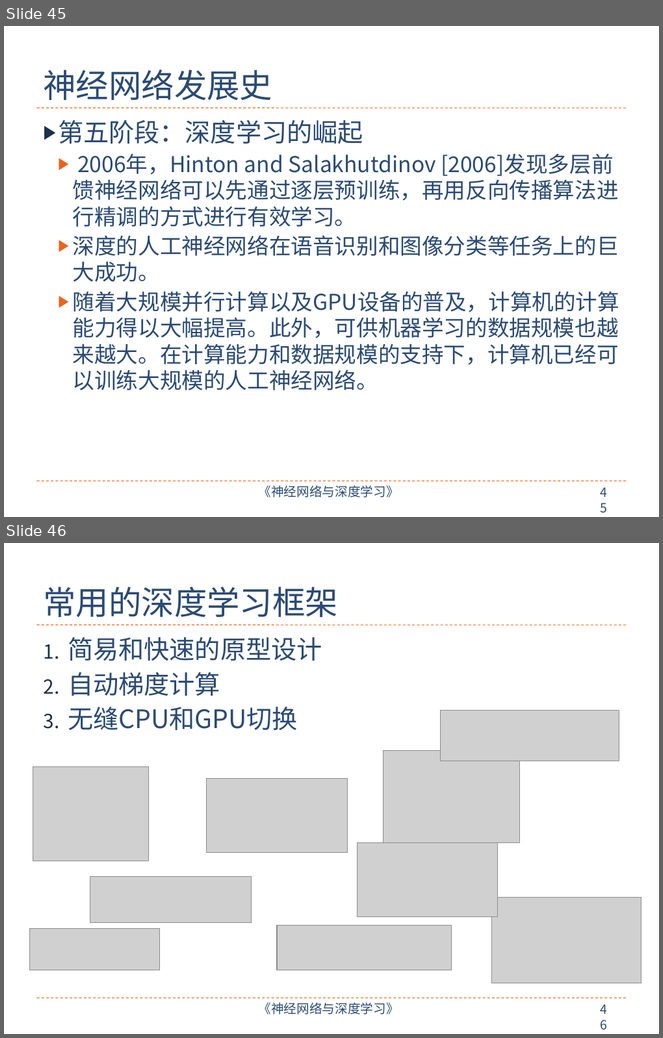
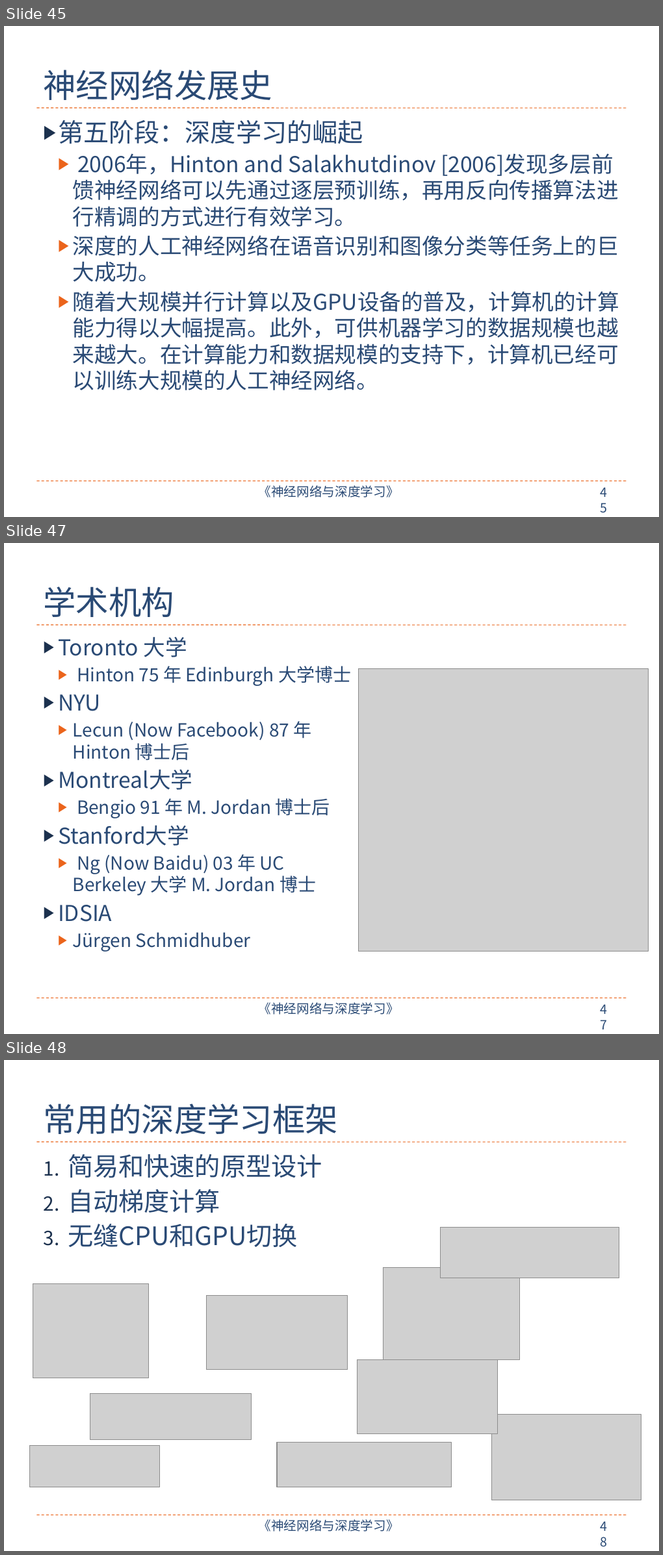
Before and after one commit to nndl/nndl.github.io, a slide deck: ppt/chap-绪论.pptx. Shown one above the other, each under a label of ours: slides 45 and 46 before the commit, slides 45, 47 and 48 after it; the slides between them are not shown. The pictures are 663x1038 and 663x1555 pixels, drawn with LibreOffice and Linux fonts; fonts in the diff are those of the drawing; grey boxes stand for pictures. Boxes give left, top, right and bottom in pixels: in the first picture for what was removed or moved away, otherwise in the second. Text is boxed around its words. In the diff, an @@ line names an element or a change of style, - is before the commit and + after.

```diff
--- a/ppt/chap-绪论.pptx
+++ b/ppt/chap-绪论.pptx
@@ slide 47 added at bbox=[4, 543, 659, 1034], background #FFFFFF; not listed: 4 template elements that a slide beside it also shows @@
@@ title added at bbox=[43, 587, 174, 617], 36 pt, text #2A4A75 @@
+学术机构
@@ text added at bbox=[58, 637, 351, 952], 20 pt, text #2A4A75 @@
+▶ Toronto 大学
+  ▶ Hinton 75 年 Edinburgh 大学博士
+▶ NYU
+  ▶ Lecun (Now Facebook) 87 年 Hinton 博士后
+▶ Montreal大学
+  ▶ Bengio 91 年 M. Jordan 博士后
+▶ Stanford大学
+  ▶ Ng (Now Baidu) 03 年 UC Berkeley 大学 M. Jordan 博士
+▶ IDSIA
+  ▶ Jürgen Schmidhuber
@@ picture added at bbox=[359, 669, 649, 951] @@
@@ what was slide 46 is now slide 48 @@
@@ page number at bbox=[594, 1516, 621, 1538]: text changed @@
-46
+48
```
Also in this commit, not shown: 1 other slide added, 2 other files.
